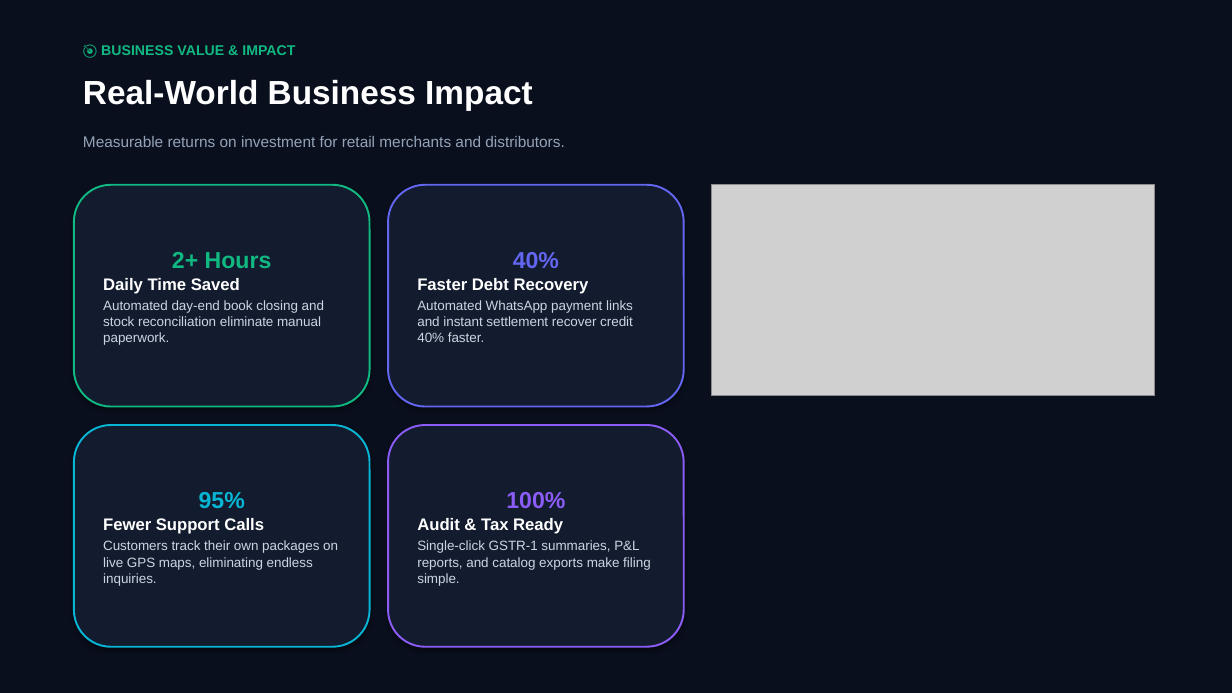
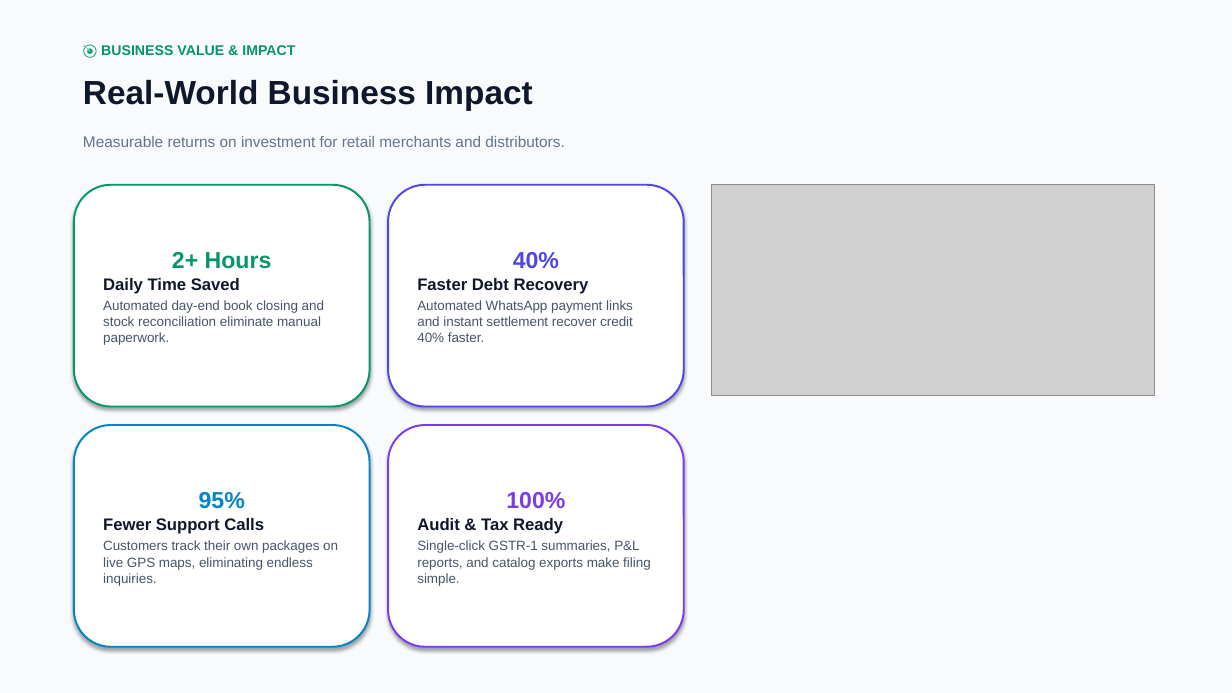
Before and after one commit to MayuurPandav/vyapar-frontend-files-, a slide deck: slide 7 of public/Vyapar_2.0_Official_Presentation.pptx. Drawn at 1232x693 pixels with LibreOffice and Linux fonts; fonts in the diff are those of the drawing; grey boxes stand for pictures. Boxes give left, top, right and bottom in pixels: in the first picture for what was removed or moved away, otherwise in the second. Text is boxed around its words. In the diff, an @@ line names an element or a change of style, - is before the commit and + after.

Commit message:
feat(presentation): redesign 8-slide presentation deck into clean modern light theme

```diff
--- a/public/Vyapar_2.0_Official_Presentation.pptx
+++ b/public/Vyapar_2.0_Official_Presentation.pptx
@@ rectangle at (x1=0, y1=0, x2=1232, y2=693): fill #0A0F1D to #F8FAFC @@
@@ text "🎯 BUSINESS VALUE & IMPACT" at (x1=101, y1=45, x2=295, y2=55): text colour #10B981 to #059669 @@
@@ text "Real-World Business Impact" at (x1=83, y1=79, x2=533, y2=110): text colour #FFFFFF to #0F172A @@
@@ text "Measurable returns on investment for ..." at (x1=83, y1=136, x2=564, y2=147): text colour #94A3B8 to #64748B @@
@@ rounded rectangle "2+ Hours" at (x1=74, y1=185, x2=370, y2=407): text colour #10B981 to #059669 in "2+ Hours"; text colour #FFFFFF to #0F172A in "Daily Time Saved"; text colour #CBD5E1 to #475569 in "Automated day-end book closing and stock reconciliation ..."; fill #131B2E to #FFFFFF; outline #10B981 1.5 pt to #059669 1.5 pt @@
@@ rounded rectangle "40%" at (x1=388, y1=185, x2=684, y2=407): text colour #6366F1 to #4F46E5 in "40%"; text colour #FFFFFF to #0F172A in "Faster Debt Recovery"; text colour #CBD5E1 to #475569 in "Automated WhatsApp payment links and instant settlement ..."; fill #131B2E to #FFFFFF; outline #6366F1 1.5 pt to #4F46E5 1.5 pt @@
@@ rounded rectangle "95%" at (x1=74, y1=425, x2=370, y2=647): text colour #06B6D4 to #0284C7 in "95%"; text colour #FFFFFF to #0F172A in "Fewer Support Calls"; text colour #CBD5E1 to #475569 in "Customers track their own packages on live ..."; fill #131B2E to #FFFFFF; outline #06B6D4 1.5 pt to #0284C7 1.5 pt @@
@@ rounded rectangle "100%" at (x1=388, y1=425, x2=684, y2=647): text colour #8B5CF6 to #7C3AED in "100%"; text colour #FFFFFF to #0F172A in "Audit & Tax Ready"; text colour #CBD5E1 to #475569 in "Single-click GSTR-1 summaries, P&L reports, and catalog ..."; fill #131B2E to #FFFFFF; outline #8B5CF6 1.5 pt to #7C3AED 1.5 pt @@
```
Also in this commit, not shown: 7 other slides changed, 2 other files.
